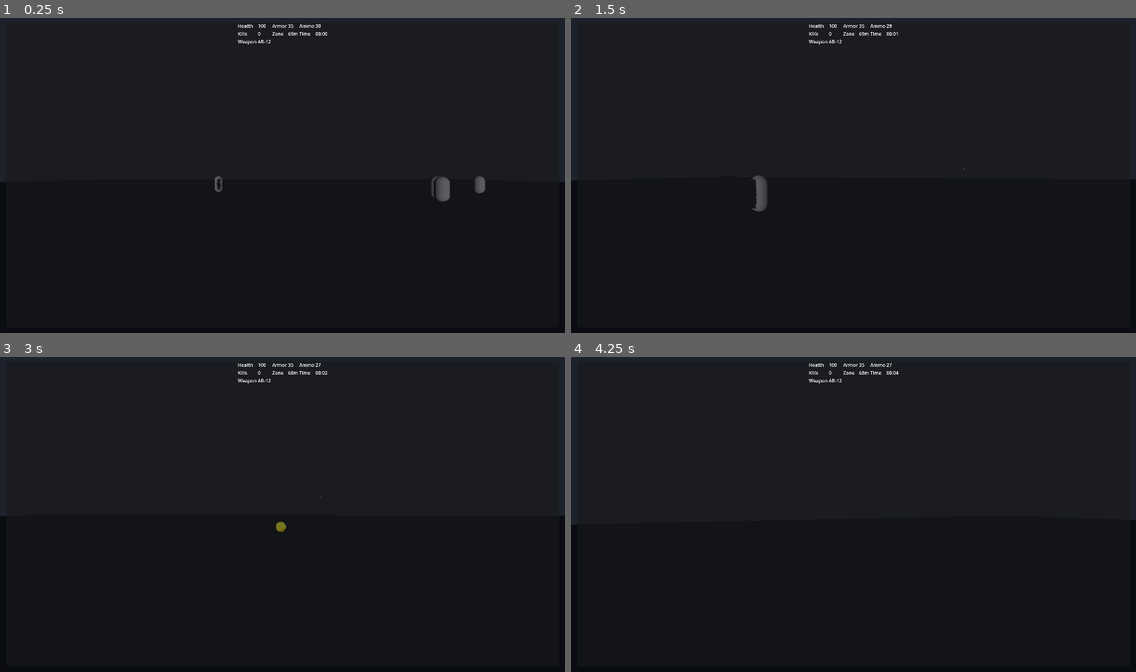
Above: before the commit, frames 1-4 (two rows, left to right).
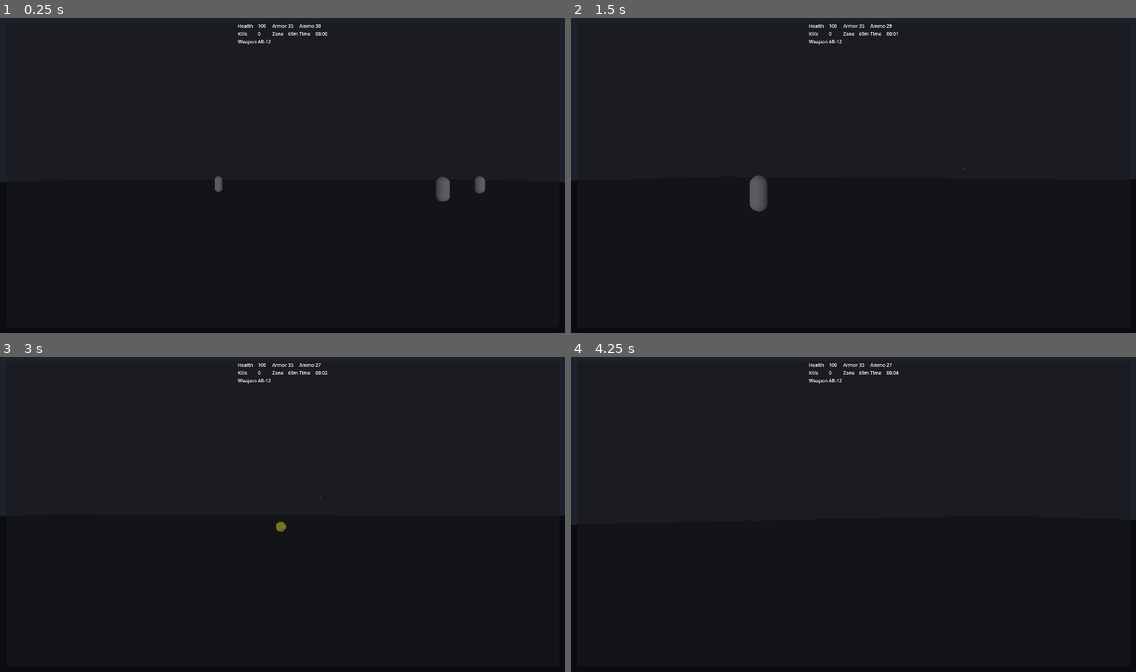
Above: after the commit, the same moments.

Repository: unkn0wn-120911/Heroism-of-war
Game: Godot game, scene res://scenes/Main.tscn
Two runs of this game, one before a commit and one after it. Both use one fixed random seed, a clock stepped at 60 frames per second and the inputs below.
Inputs (mouse positions are in pixels of both pictures, inside the frame that each line leads up to):
- Up to frame 1 (0.25 s): no input
- Up to frame 2 (1.5 s): tap Enter at 0.5 s; move the mouse to (881, 172) at 0.52 s; hold Shift (boost) 0.53-1.28 s; hold W (move_forward) from 0.53 s (still down); click (881, 172) at 0.67 s; tap Space (jump) at 0.77 s; move the mouse to (825, 175) at 1.27 s; tap Shift (boost) at 1.35 s
- Up to frame 3 (3 s): keep holding W (move_forward); tap Space (jump) at 1.52, 2.75 s; move the mouse to (293, 508) at 2.02 s; hold Shift (boost) 2.03-2.78 s; click (293, 508) at 2.1 s; move the mouse to (276, 517) at 2.77 s; tap Shift (boost) at 2.85 s; click (276, 517) at 2.92 s
- Up to frame 4 (4.25 s): keep holding W (move_forward); tap Space (jump) at 3.02, 3.77 s; tap Enter at 3.5 s; move the mouse to (893, 517) at 3.52 s; hold Shift (boost) from 3.53 s (still down)

The runs differ from the first frame. In frame 1, less than 0.1% of the frame differs, in the area x 38-78%, y 50-58%; in frame 2, 0.1%, in the area x 31-33%, y 51-61%; in frame 3, less than 0.1%; in frame 4, less than 0.1%.

Commit message:
Add arena wave loop and vehicle boost

Diff:
--- a/scripts/Main.gd
+++ b/scripts/Main.gd
@@ -1,24 +1,31 @@
 extends Node3D
 
-@export var enemy_limit: int = 12
+@export var enemy_limit: int = 8
+@export var wave_size_step: int = 2
 @onready var player: CharacterBody3D = $Player
 var enemy_scene = preload("res://scenes/Enemy.tscn")
+var vehicle_scene = preload("res://scenes/Vehicle.tscn")
 var hud: CanvasLayer
 var kill_count: int = 0
 var match_time: float = 0.0
 var zone_radius: float = 70.0
+var current_wave: int = 1
+var active_vehicle: Node3D = null
 
 func _ready() -> void:
     setup_input_map()
     randomize()
+
     if not has_node("HUD"):
         var hud_scene = load("res://scenes/HUD.tscn")
         hud = hud_scene.instantiate()
         add_child(hud)
     else:
         hud = $HUD
+
     spawn_wave()
-    print("Heroism of War prototype started")
+    spawn_vehicle()
+    print("Heroism of War battle arena started")
     update_hud()
 
 func setup_input_map() -> void:
@@ -44,12 +51,14 @@
         Input.mouse_mode = Input.MOUSE_MODE_VISIBLE
 
     match_time += delta
-    zone_radius = max(12.0, zone_radius - delta * 0.35)
+    zone_radius = max(12.0, zone_radius - delta * 0.2)
     apply_zone_damage(delta)
+    check_wave_progress()
     update_hud()
 
 func spawn_wave() -> void:
-    for i in range(enemy_limit):
+    var enemy_count = enemy_limit + (current_wave - 1) * wave_size_step
+    for i in range(enemy_count):
         var enemy = enemy_scene.instantiate()
         var x = randf_range(-30.0, 30.0)
         var z = randf_range(-30.0, 30.0)
@@ -57,6 +66,15 @@
         if enemy.position.distance_to(player.position) < 12.0:
             enemy.position += Vector3(14.0, 0.0, 10.0)
         add_child(enemy)
+
+func spawn_vehicle() -> void:
+    if active_vehicle != null:
+        return
+
+    var vehicle = vehicle_scene.instantiate()
+    vehicle.position = Vector3(randf_range(-20.0, 20.0), 0.6, randf_range(-20.0, 20.0))
+    add_child(vehicle)
+    active_vehicle = vehicle
 
 func apply_zone_damage(delta: float) -> void:
     if player == null:
@@ -68,8 +86,28 @@
     kill_count += 1
     update_hud()
 
+func check_wave_progress() -> void:
+    var required_kills = current_wave * 4
+    if kill_count >= required_kills:
+        current_wave += 1
+        spawn_wave()
+        spawn_vehicle()
+
+func _on_player_died() -> void:
+    if player == null:
+        return
+
+    print("Player eliminated. Respawning in the safe zone.")
+    player.health = 100.0
+    player.armor = 35.0
+    player.ammo = 30
+    player.position = Vector3(0.0, 1.2, 0.0)
+    player.velocity = Vector3.ZERO
+    player.rotation = Vector3.ZERO
+    update_hud()
+
 func update_hud() -> void:
-    if hud != null and hud.has_method("update_match_info"):
+    if hud != null and hud.has_method("update_match_info") and player != null:
         hud.update_match_info(
             player.health,
             player.armor,
--- a/scripts/PlayerController.gd
+++ b/scripts/PlayerController.gd
@@ -15,6 +15,8 @@
 
 var projectile_scene = preload("res://scenes/Projectile.tscn")
 var fire_timer: float = 0.0
+var boost_timer: float = 0.0
+var boost_cooldown: float = 0.0
 
 func _ready() -> void:
     Input.mouse_mode = Input.MOUSE_MODE_CAPTURED
@@ -30,6 +32,16 @@
 
 func _physics_process(delta: float) -> void:
     fire_timer = max(0.0, fire_timer - delta)
+    boost_timer = max(0.0, boost_timer - delta)
+    boost_cooldown = max(0.0, boost_cooldown - delta)
+
+    var current_speed = move_speed
+    if boost_timer > 0.0:
+        current_speed += 8.0
+    elif Input.is_action_pressed("boost") and boost_cooldown <= 0.0 and is_near_vehicle():
+        boost_timer = 2.5
+        boost_cooldown = 5.0
+        current_speed += 8.0
 
     var direction = Vector3.ZERO
     var input_forward = Input.get_action_strength("move_back") - Input.get_action_strength("move_forward")
@@ -38,8 +50,8 @@
     direction = ((transform.basis.x * input_right) + (transform.basis.z * input_forward)).normalized()
 
     if direction.length() > 0:
-        velocity.x = lerp(velocity.x, direction.x * move_speed, acceleration * delta)
-        velocity.z = lerp(velocity.z, direction.z * move_speed, acceleration * delta)
+        velocity.x = lerp(velocity.x, direction.x * current_speed, acceleration * delta)
+        velocity.z = lerp(velocity.z, direction.z * current_speed, acceleration * delta)
     else:
         velocity.x = lerp(velocity.x, 0.0, acceleration * delta)
         velocity.z = lerp(velocity.z, 0.0, acceleration * delta)
@@ -56,6 +68,12 @@
 
     if health <= 0.0:
         get_parent()._on_player_died()
+
+func is_near_vehicle() -> bool:
+    for vehicle in get_tree().get_nodes_in_group("vehicle"):
+        if global_position.distance_to(vehicle.global_position) < 2.8:
+            return true
+    return false
 
 func fire() -> void:
     if ammo <= 0:
--- a/scripts/Vehicle.gd
+++ b/scripts/Vehicle.gd
@@ -4,7 +4,7 @@
 var boost_power: float = 25.0
 
 func _ready() -> void:
-    pass
+    add_to_group("vehicle")
 
 func use_boost() -> void:
     print("Vehicle boost activated: " + vehicle_name)
